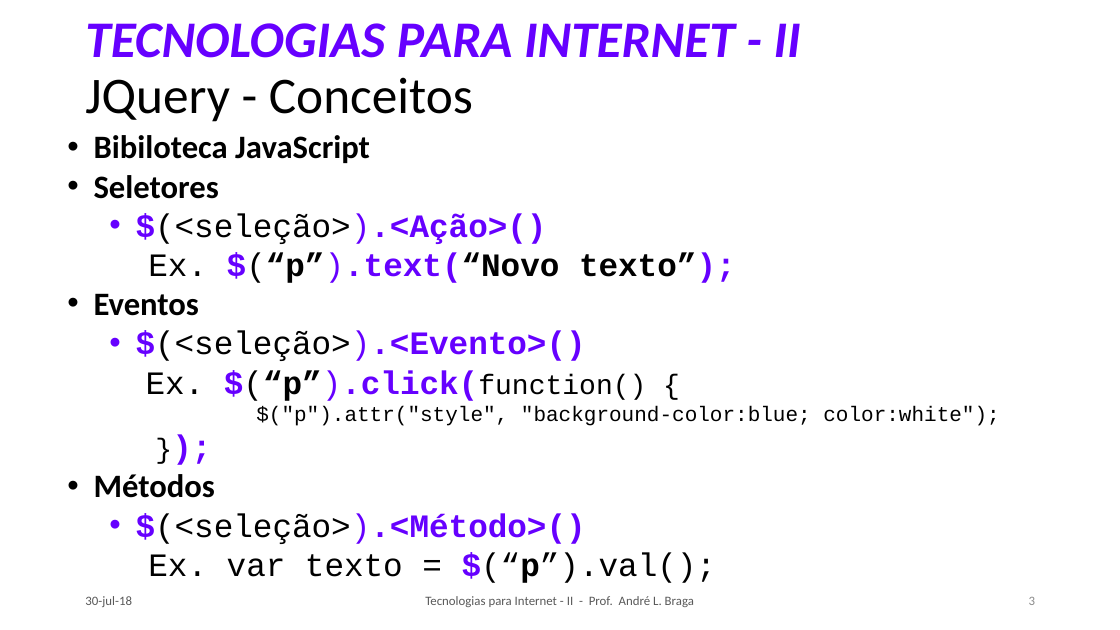
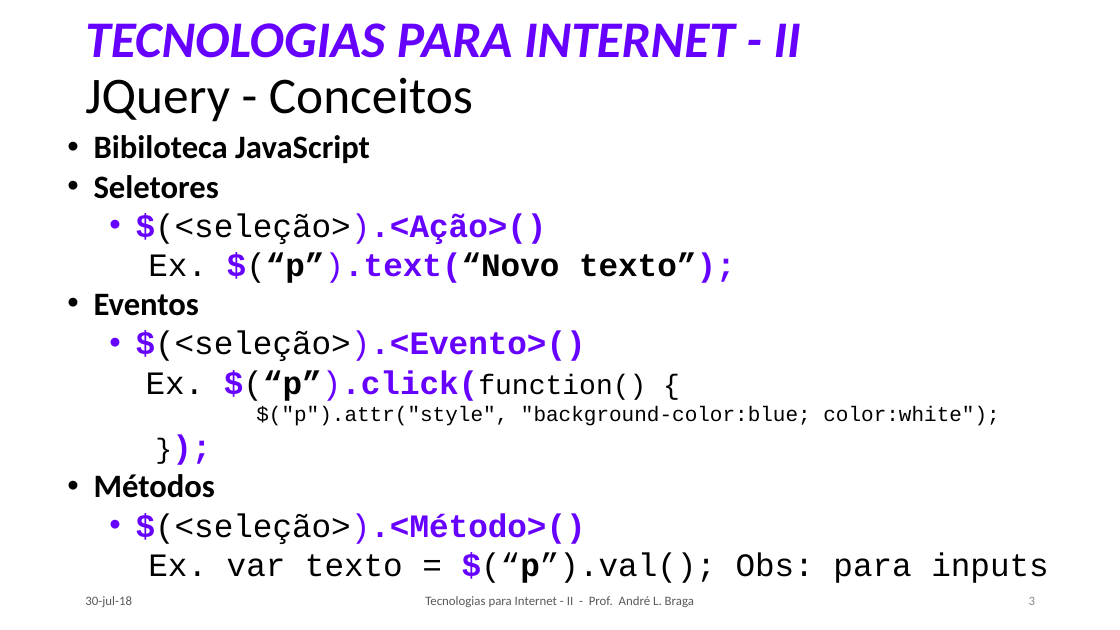
Before and after one commit to LeoCaronezi/CURSOS, a slide deck: slide 3 of TECNOLOGIAS PARA INTERNET II/SLIDES/TI-2_Aula_03.pptx. Drawn at 1120x630 pixels with LibreOffice and Linux fonts; fonts in the diff are those of the drawing. Boxes give left, top, right and bottom in pixels: in the first picture for what was removed or moved away, otherwise in the second. Text is boxed around its words. In the diff, an @@ line names an element or a change of style, - is before the commit and + after.

Commit message:
Novo conteduo para os Alunos

```diff
--- a/TECNOLOGIAS PARA INTERNET II/SLIDES/TI-2_Aula_03.pptx
+++ b/TECNOLOGIAS PARA INTERNET II/SLIDES/TI-2_Aula_03.pptx
@@ text at <box>148,552,1048,583</box>: text changed @@
-  Ex. var texto = $(“p”).val();
+  Ex. var texto = $(“p”).val(); Obs: para inputs
```
Also in this commit, not shown: 1 other slide changed, 15 other files.
